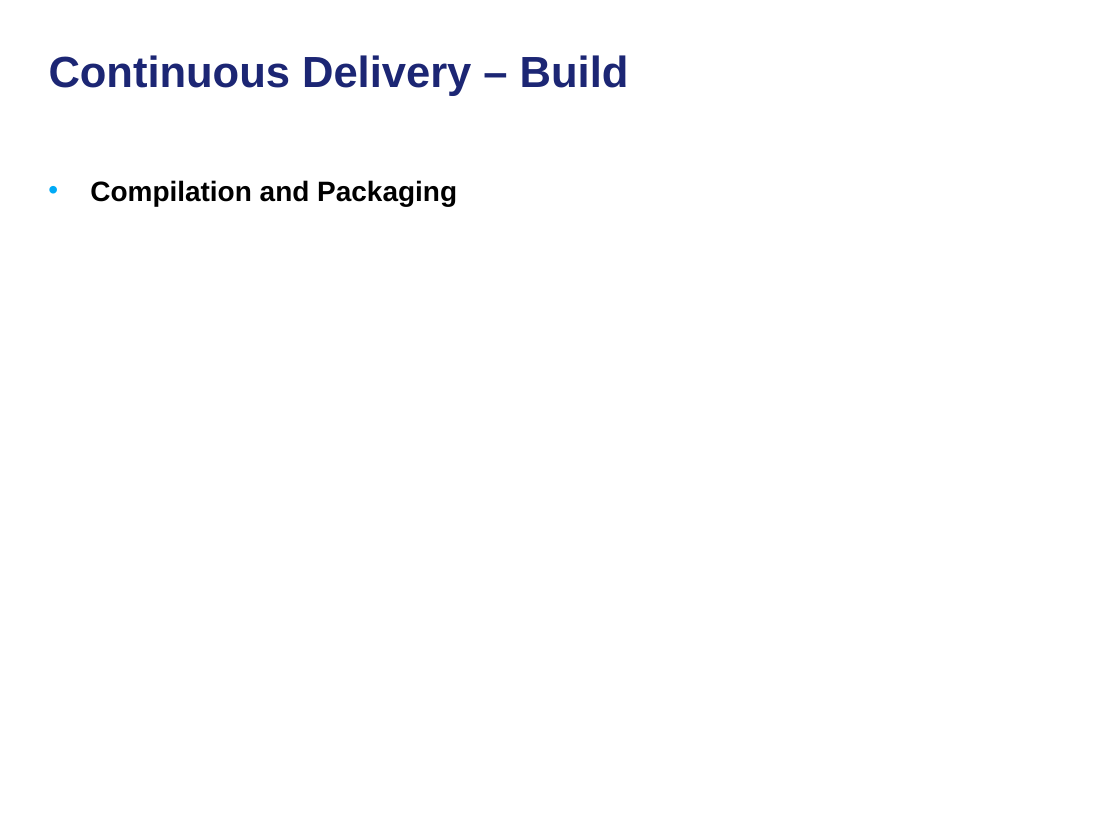
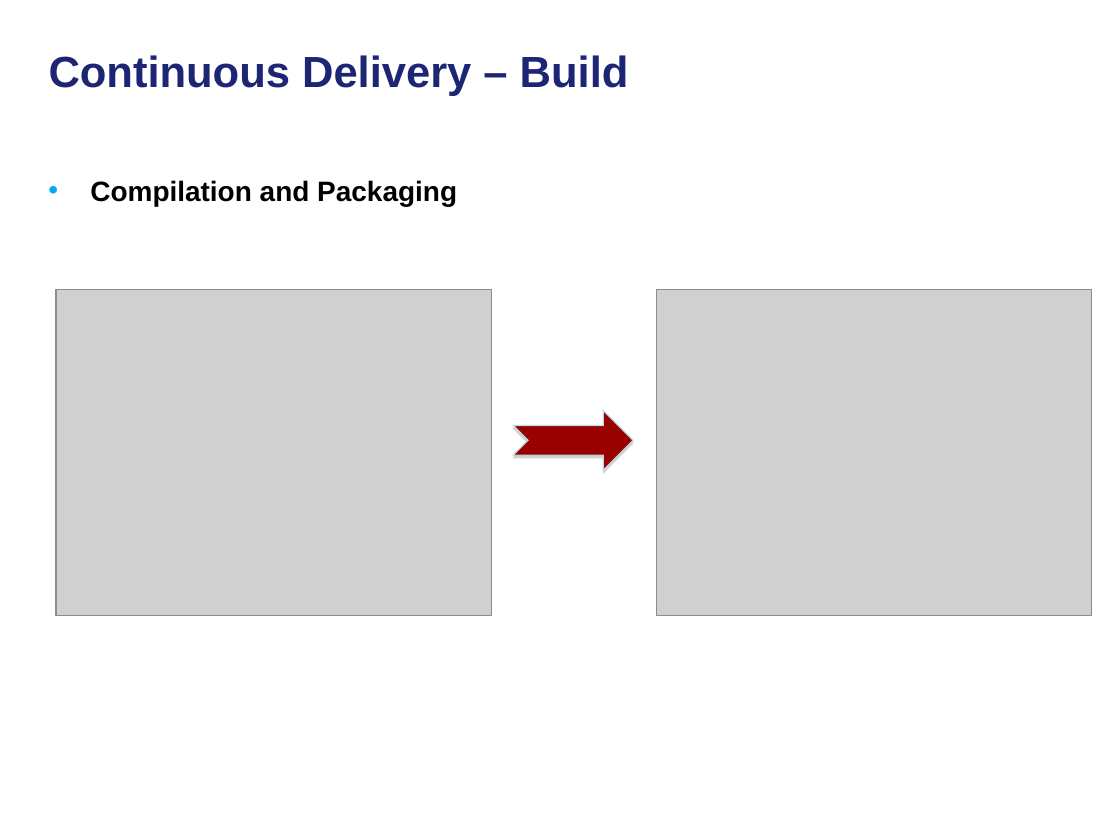
Before and after one commit to NCIP/automation, a slide deck: slide 9 of docs/continuous-delivery-caehr.ppt (slide 8 before the commit). Drawn at 1120x840 pixels with LibreOffice and Linux fonts; fonts in the diff are those of the drawing; grey boxes stand for pictures; background and template pictures are left out. Boxes give left, top, right and bottom in pixels: in the first picture for what was removed or moved away, otherwise in the second. Text is boxed around its words. In the diff, an @@ line names an element or a change of style, - is before the commit and + after.

```diff
--- a/docs/continuous-delivery-caehr.ppt
+++ b/docs/continuous-delivery-caehr.ppt
@@ picture added at <box>56,289,492,616</box> @@
@@ picture added at <box>656,289,1092,616</box> @@
@@ freeform shape added at <box>513,411,633,470</box>, fill #990000, outline #B6DCDF 0.74 pt @@
```
Also in this commit, not shown: 16 other slides changed, 3 slides added.
